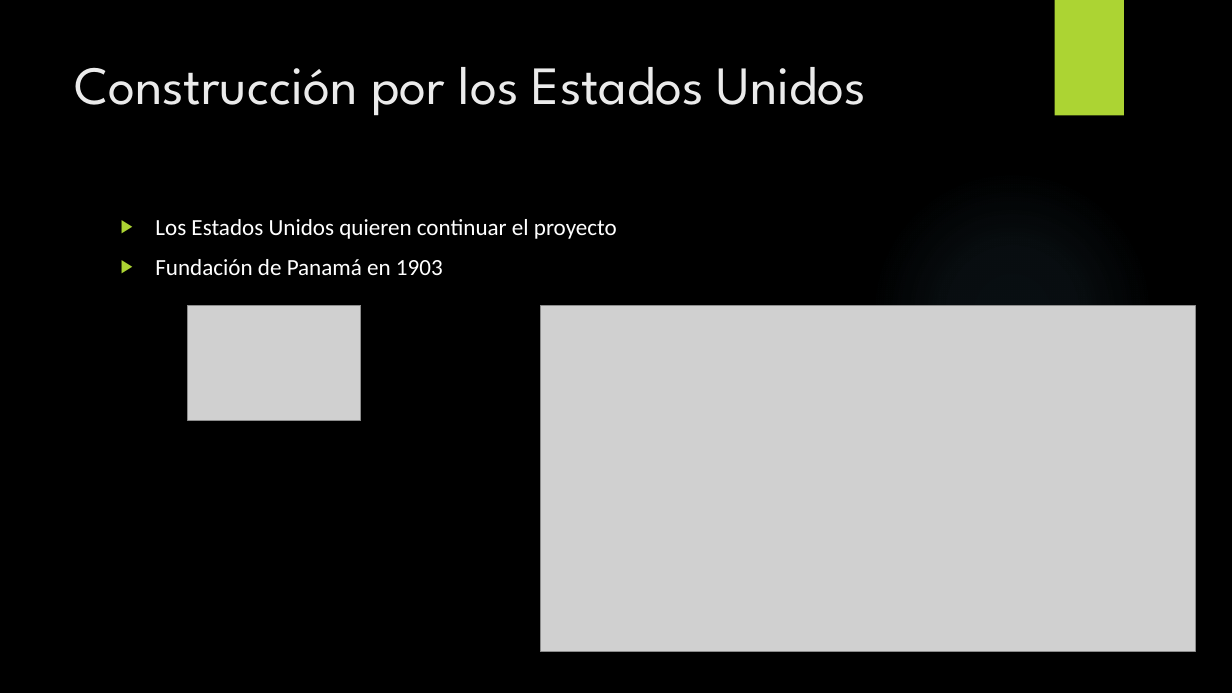
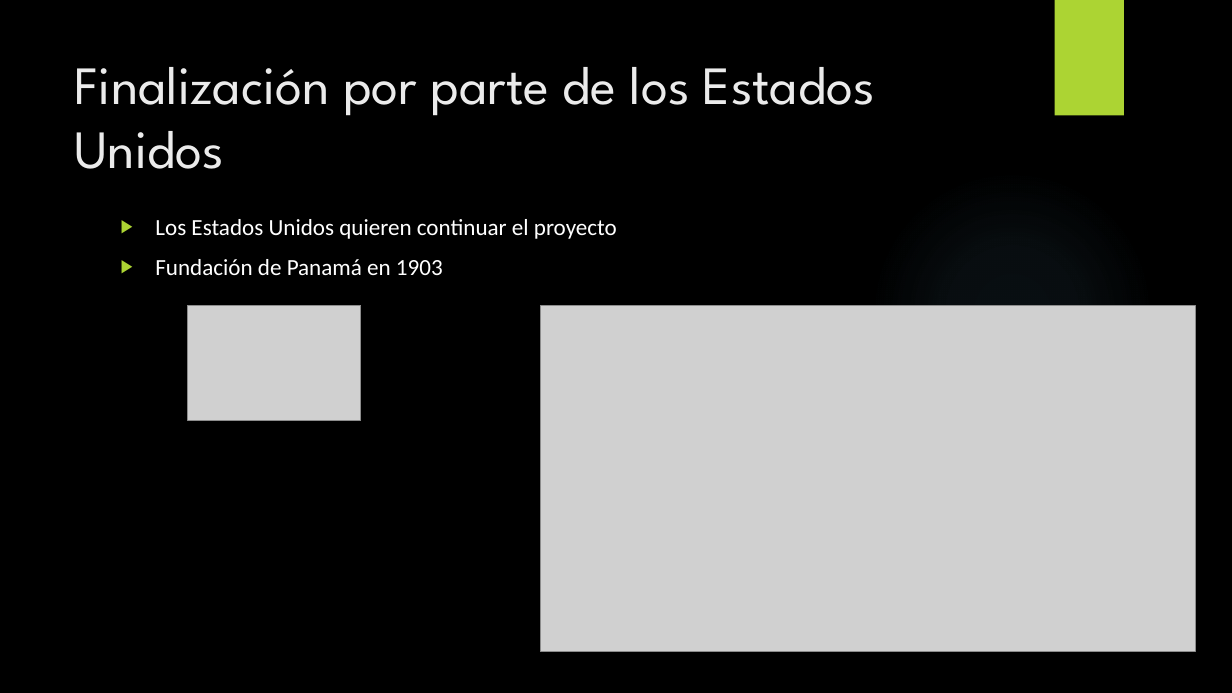
Before and after one commit to JannisLiebscher/studium, a slide deck: slide 7 of Semester 7/Spanisch/Canal de Panmá.pptx. Drawn at 1232x693 pixels with LibreOffice and Linux fonts; fonts in the diff are those of the drawing; grey boxes stand for pictures; background and template pictures are left out. Boxes give left, top, right and bottom in pixels: in the first picture for what was removed or moved away, otherwise in the second. Text is boxed around its words. In the diff, an @@ line names an element or a change of style, - is before the commit and + after.

```diff
--- a/Semester 7/Spanisch/Canal de Panmá.pptx
+++ b/Semester 7/Spanisch/Canal de Panmá.pptx
@@ title at (x1=75, y1=67, x2=875, y2=169): text changed @@
-Construcción por los Estados Unidos
+Finalización por parte de los Estados Unidos
```
Also in this commit, not shown: 10 other slides changed, 1 slide added, 1 slide removed, 4 other files.
